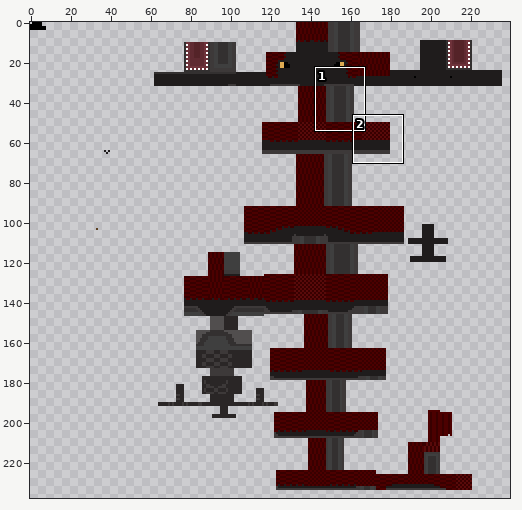
Sprite sheet -- resources/textures/entity/tyrannosaurus/tyrannosaurus 2.png. The picture above shows the old version from afar; the outline marks the close-up.
Close-up. The starting point:
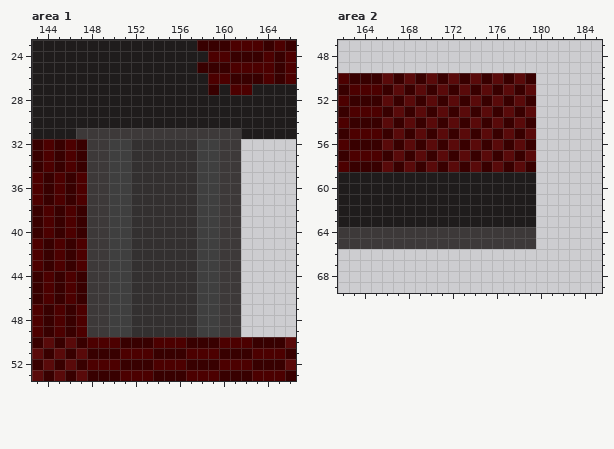
The file is 256x256 pixels. Colours within 5 levels of each other are drawn and written as one. Shown: area 1: x 143..166, y 23..53; area 2: x 162..185, y 47..69. The wide view leaves out empty margins. The commit also changed other parts of the picture, which this record leaves out.
And afterwards:
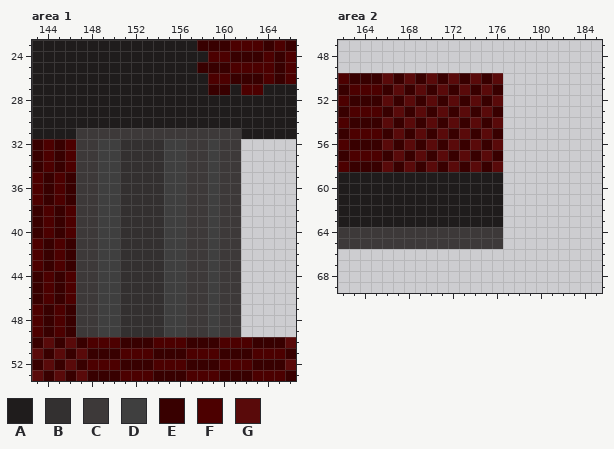
Palette (. is transparent): A #1f1c1c  B #333030  C #3d3939  D #3f3f3f  E #380000  F #4c0000  G #590a0a
Changes in this commit:
Changed rows in their new state; - is an unchanged pixel.
Area 1:
first column x 160:
27 EA-F
first column x 147:
32 C-D-B---DDCC
33 C-D-B---DDCC
34 C-D-B---DDCC
35 C-D-B---DDCC
36 C-D-B---DDCC
37 C-D-B---DDCC
38 C-D-B---DDCC
39 C-D-B---DDCC
40 C-D-B---DDCC
41 C-D-B---DDCC
42 C-D-B---DDCC
43 C-D-B---DDCC
44 C-D-B---DDCC
45 C-D-B---DDCC
46 C-D-B---DDCC
47 C-D-B---DDCC
48 C-D-B---DDCC
49 C-D-B---DDCC
Area 2:
first column x 177:
50 ...
51 ...
52 ...
53 ...
54 ...
55 ...
56 ...
57 ...
58 ...
59 ...
60 ...
61 ...
62 ...
63 ...
64 ...
65 ...
Changed places in both close-ups, as pixel boxes (x1, y1, x2, y2):
changed: (219, 84, 263, 95)
changed: (76, 139, 131, 337)
changed: (164, 139, 208, 337)
erased: (503, 73, 536, 249)
